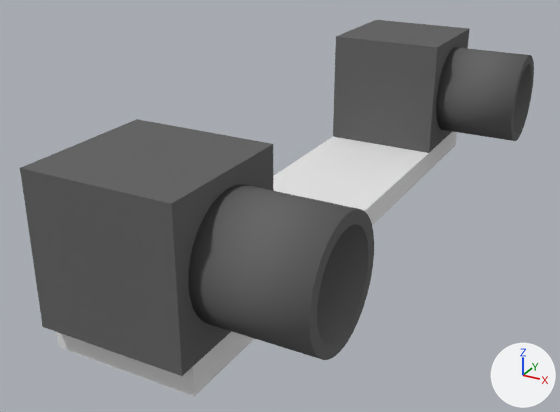
The Blender file data/morse/components/sensors/morse_stereo_cameras.blend as it was, and as the next commit left it.
One viewpoint serves both versions: a camera (50 mm lens) standing at (0.261, -0.525, 0.269) and looking at (-0.006, -0.04, 0.026). The lights are fixed; the arrows at lower right show +X, +Y and +Z.

In view in the first picture: 'CameraCube', 'CameraCube.001', 'CameraLens', 'CameraLens.001', 'Camera_Support'.
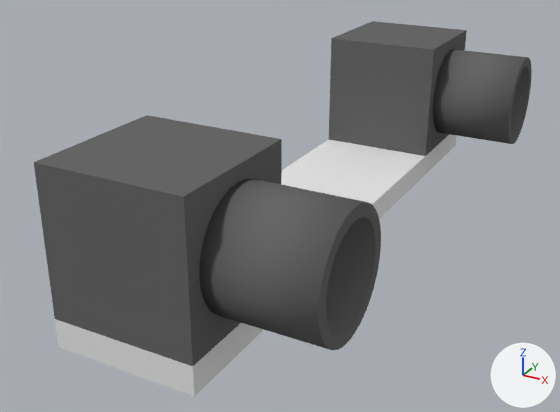
ob_cameramain is not drawn itself; it is the parent of ob_cameracube, ob_cameralens.
ob_cameramain_001 is not drawn itself; it is the parent of ob_cameracube_001, ob_cameralens_001.

Pixel boxes (x1, y1, x2, y2) of what changed, in the pictures (560 x 412 px):
'CameraCube', moved
    before: (20, 119, 273, 376)
    after: (329, 21, 467, 156)
'CameraCube.001', moved
    before: (333, 20, 470, 153)
    after: (34, 115, 282, 366)
'CameraLens', moved
    before: (188, 184, 374, 360)
    after: (433, 49, 532, 144)
'CameraLens.001', moved
    before: (436, 47, 534, 141)
    after: (199, 178, 381, 350)

The edits, one by one:
Object 'CameraMain' (ob_cameramain) moves from (0.1, -0.2, 0.07) to (0.1, 0.19, 0.07).
Object 'CameraMain.001' (ob_cameramain_001) moves from (0.1, 0.2, 0.07) to (0.1, -0.19, 0.07).
